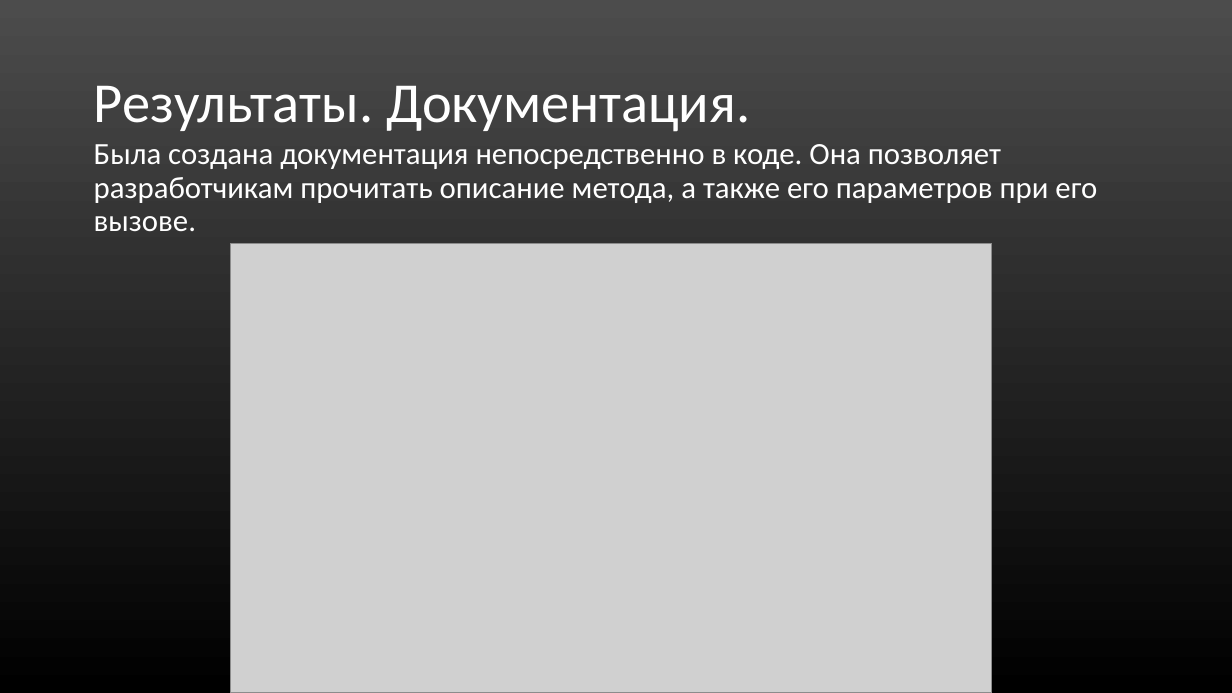
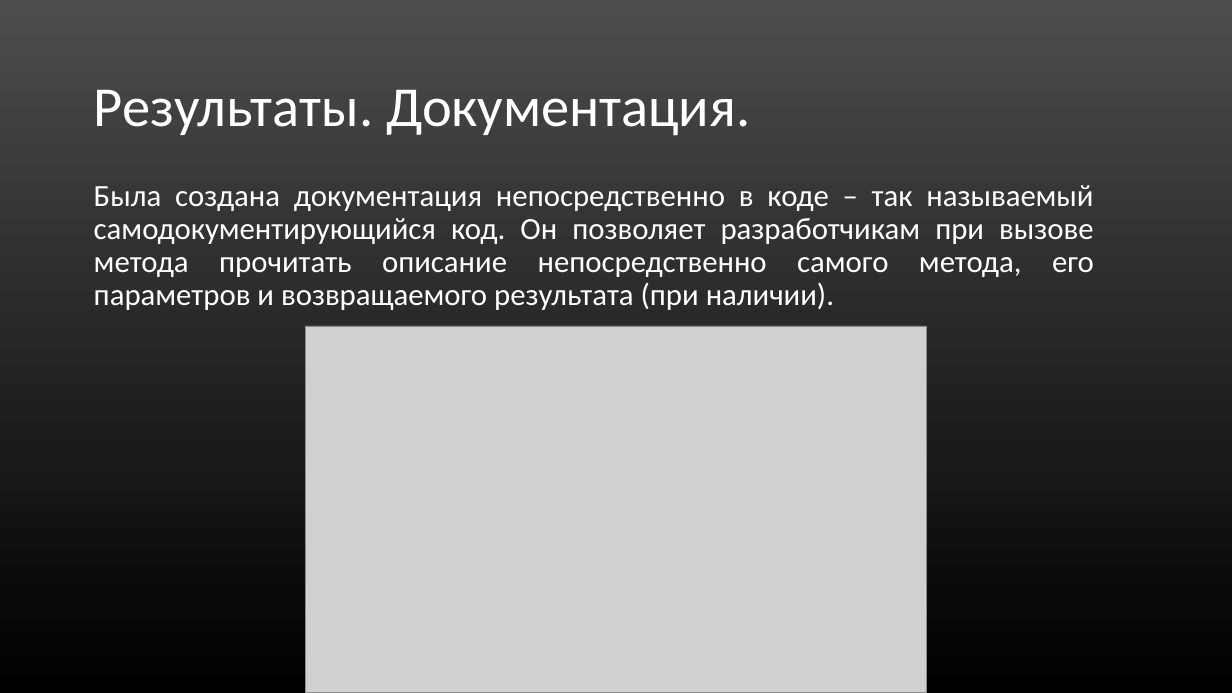
Before and after one commit to Mr-Dm1try/SteamCardsFarmer, a slide deck: slide 10 of Презентация_Помойки.ppt (slide 11 before the commit). Drawn at 1232x693 pixels with LibreOffice and Linux fonts; fonts in the diff are those of the drawing; grey boxes stand for pictures. Boxes give left, top, right and bottom in pixels: in the first picture for what was removed or moved away, otherwise in the second. Text is boxed around its words. In the diff, an @@ line names an element or a change of style, - is before the commit and + after.

```diff
--- a/Презентация_Помойки.ppt
+++ b/Презентация_Помойки.ppt
@@ title "Результаты. Документация.": place and size @@
-title "Результаты. Документация." at (94,85,750,132)
+title "Результаты. Документация." at (94,89,750,136)
@@ text at (94,185,1094,310): text changed @@
-Была создана документация непосредственно в коде. Она позволяет разработчикам прочитать описание метода, а также его параметров при его вызове.
+Была создана документация непосредственно в коде – так называемый самодокументирующийся код. Он позволяет разработчикам при вызове метода прочитать описание непосредственно самого метода, его параметров и возвращаемого результата (при наличии).
@@ picture: place and size @@
-picture at (230,243,991,693)
+picture at (305,326,926,693)
```
Also in this commit, not shown: 7 other slides changed, 2 slides added, 3 slides removed.
